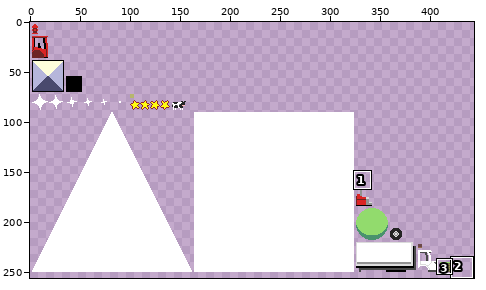
Sprite sheet, stored at ufo/android/assets/img/images.png. The picture above shows the old version from afar; the outline marks the close-up.
Close-up. As it was:
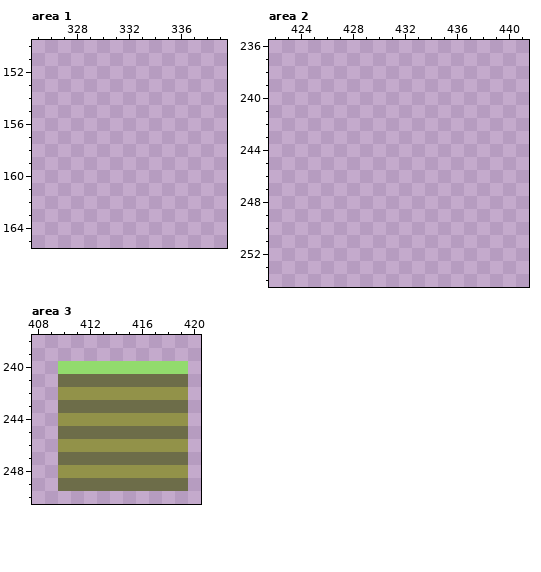
The file is 512x256 pixels. Shown: area 1: x 325..339, y 150..165; area 2: x 422..441, y 236..254; area 3: x 408..420, y 238..250. The wide view leaves out empty margins. The commit also changed other parts of the picture, which this record leaves out.
The result:
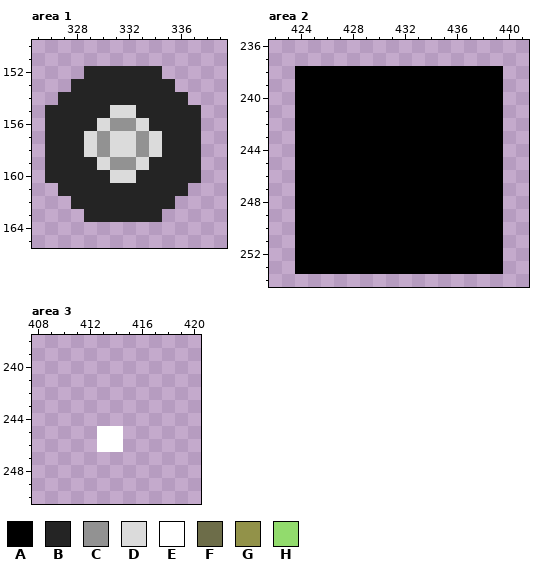
Palette (. is transparent): A #000000  B #242424  C #929292  D #dbdbdb  E #ffffff  F #6d6d49  G #929249  H #92db6d
The edit:
--- area 1
@@ x 325..339 @@
 151 ...............
-152 ...............
-153 ...............
-154 ...............
-155 ...............
-156 ...............
-157 ...............
-158 ...............
-159 ...............
-160 ...............
-161 ...............
-162 ...............
-163 ...............
+152 ....BBBBBB.....
+153 ...BBBBBBBB....
+154 ..BBBBBBBBBB...
+155 .BBBBBDDBBBBB..
+156 .BBBBDCCDBBBB..
+157 .BBBDCDDCDBBB..
+158 .BBBDCDDCDBBB..
+159 .BBBBDCCDBBBB..
+160 .BBBBBDDBBBBB..
+161 ..BBBBBBBBBB...
+162 ...BBBBBBBB....
+163 ....BBBBBB.....
 164 ...............
--- area 2
@@ x 422..441 @@
 237 ....................
-238 ....................
-239 ....................
-240 ....................
-241 ....................
-242 ....................
-243 ....................
-244 ....................
-245 ....................
-246 ....................
-247 ....................
-248 ....................
-249 ....................
-250 ....................
-251 ....................
-252 ....................
-253 ....................
+238 ..AAAAAAAAAAAAAAAA..
+239 ..AAAAAAAAAAAAAAAA..
+240 ..AAAAAAAAAAAAAAAA..
+241 ..AAAAAAAAAAAAAAAA..
+242 ..AAAAAAAAAAAAAAAA..
+243 ..AAAAAAAAAAAAAAAA..
+244 ..AAAAAAAAAAAAAAAA..
+245 ..AAAAAAAAAAAAAAAA..
+246 ..AAAAAAAAAAAAAAAA..
+247 ..AAAAAAAAAAAAAAAA..
+248 ..AAAAAAAAAAAAAAAA..
+249 ..AAAAAAAAAAAAAAAA..
+250 ..AAAAAAAAAAAAAAAA..
+251 ..AAAAAAAAAAAAAAAA..
+252 ..AAAAAAAAAAAAAAAA..
+253 ..AAAAAAAAAAAAAAAA..
 254 ....................
--- area 3
@@ x 408..420 @@
 239 .............
-240 ..HHHHHHHHHH.
-241 ..FFFFFFFFFF.
-242 ..GGGGGGGGGG.
-243 ..FFFFFFFFFF.
-244 ..GGGGGGGGGG.
-245 ..FFFFFFFFFF.
-246 ..GGGGGGGGGG.
-247 ..FFFFFFFFFF.
-248 ..GGGGGGGGGG.
-249 ..FFFFFFFFFF.
+240 .............
+241 .............
+242 .............
+243 .............
+244 .............
+245 .....EE......
+246 .....EE......
+247 .............
+248 .............
+249 .............
 250 .............
Boxes around the changes in both close-ups, in picture pixels (x1, y1, x2, y2):
added: (45, 66, 201, 222)
added: (295, 66, 503, 274)
changed: (58, 361, 188, 491)
